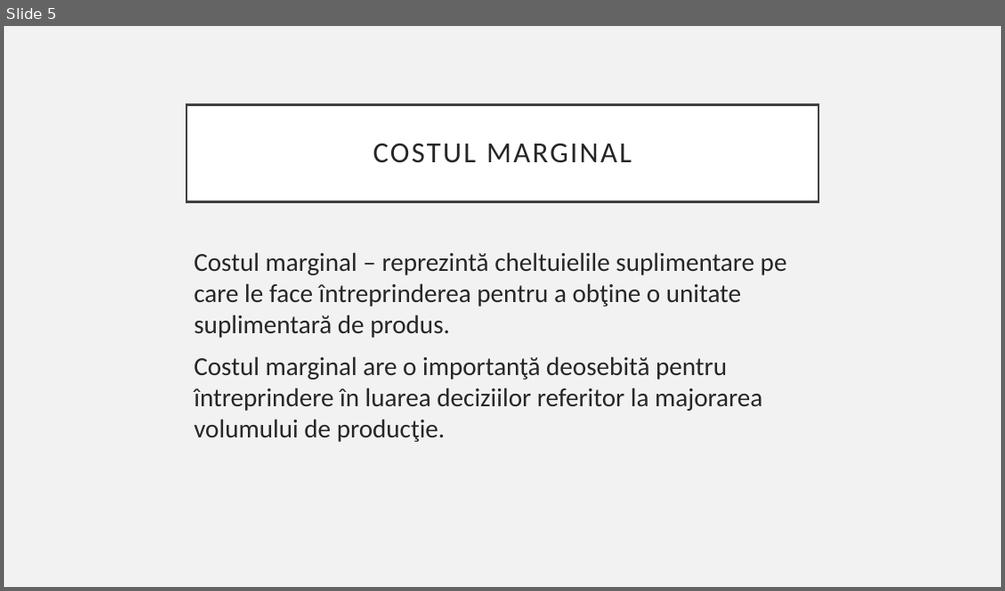
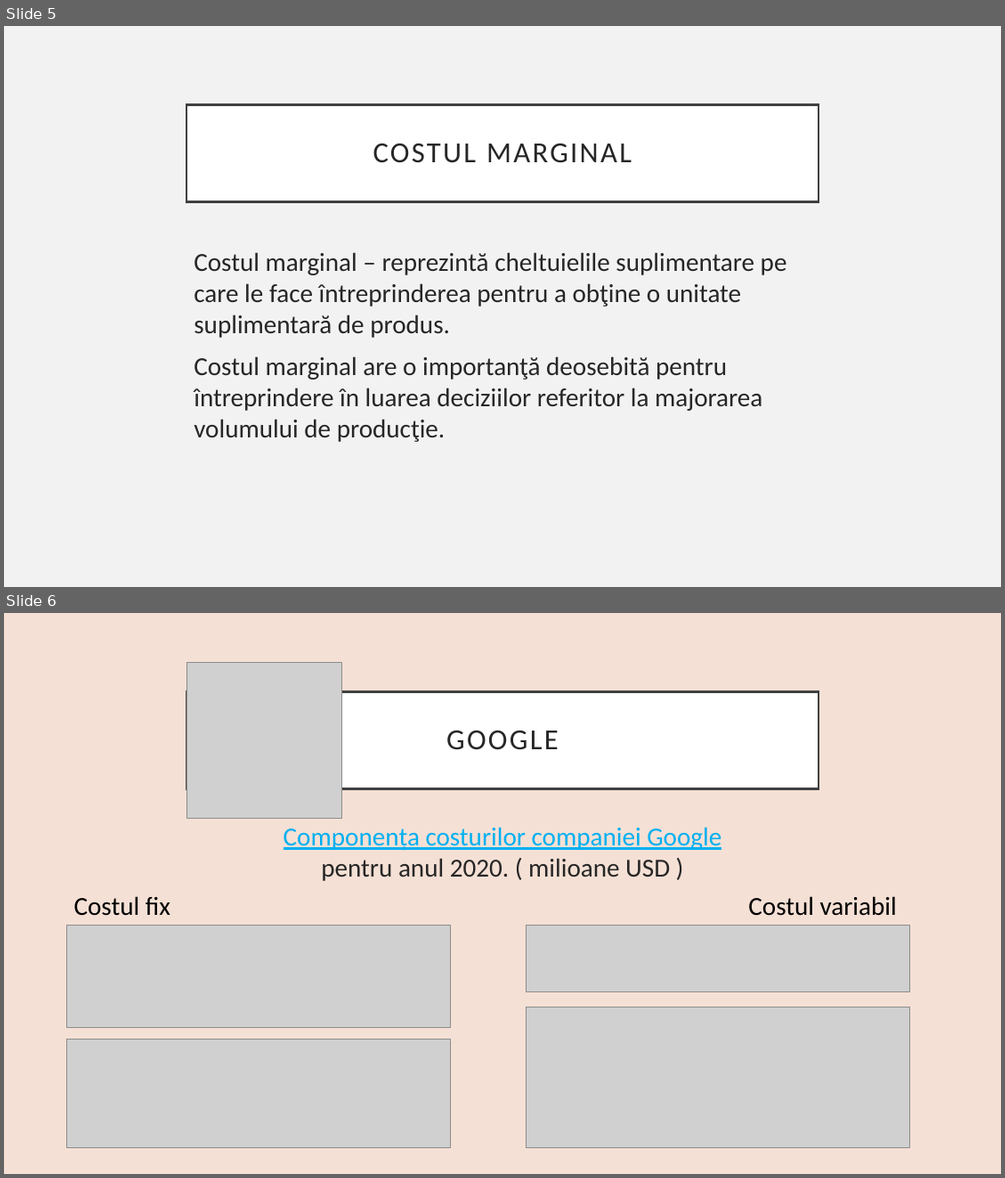
Before and after one commit to Catalinhimself/UTM, a slide deck: FER/componenta preturilor/componenta costurilor.pptx. Shown one above the other, each under a label of ours: slide 5 before the commit, slides 5 and 6 after it. The pictures are 1005x591 and 1005x1178 pixels, drawn with LibreOffice and Linux fonts; fonts in the diff are those of the drawing; grey boxes stand for pictures. Boxes give left, top, right and bottom in pixels: in the first picture for what was removed or moved away, otherwise in the second. Text is boxed around its words. In the diff, an @@ line names an element or a change of style, - is before the commit and + after.

```diff
--- a/FER/componenta preturilor/componenta costurilor.pptx
+++ b/FER/componenta preturilor/componenta costurilor.pptx
@@ slide 6 added at (4,613,1001,1174), background #F5E0D5 @@
@@ picture added at (186,662,342,818) @@
@@ title added at (186,691,818,788), fill #FFFFFF, outline #404040 2.5 pt, 28 pt, text #262626 @@
+GOOGLE
@@ text added at (283,827,721,881), 25 pt, text #00B0F0, underline @@
+Componența costurilor companiei Google pentru anul 2020. ( milioane USD )
@@ text added at (74,896,170,916), 25 pt, text #000000 @@
+Costul fix
@@ text added at (748,896,897,916), 25 pt, text #000000 @@
+Costul variabil
@@ picture added at (67,925,451,1027) @@
@@ picture added at (526,925,909,992) @@
@@ picture added at (526,1007,909,1148) @@
@@ picture added at (67,1039,451,1148) @@
```
Also in this commit, not shown: 2 slides changed, 2 other slides added, 1 slide removed, 1 other file.
